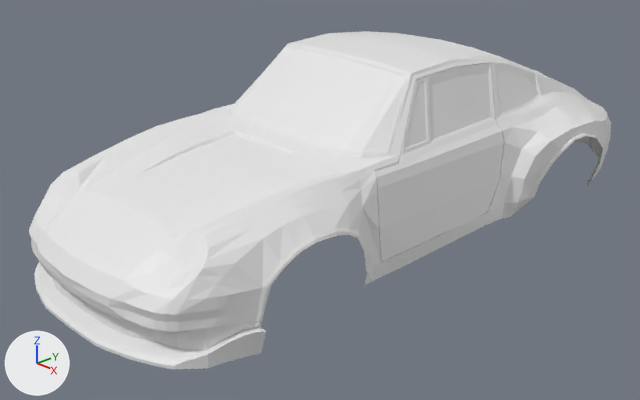
The Blender file porsche.blend, before and after one commit.
Rendered twice from a camera (50 mm lens) standing at (4.78, -4.93, 3.12) and looking at (-0.08, -0.36, 0.37). Lighting does not change. The marker at lower left points along +X, +Y and +Z.

The first picture shows 'body'.
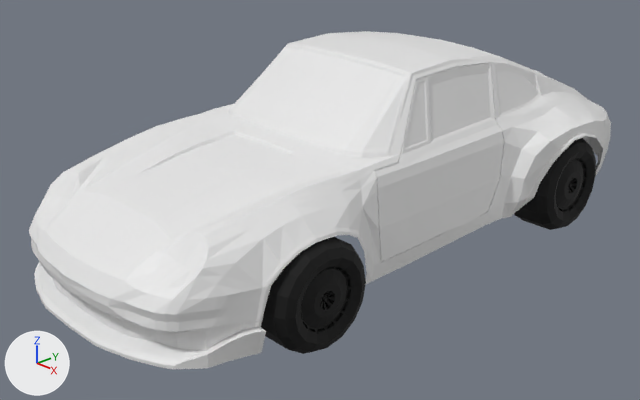
Commit message: tyre
append tyre model

Where the change shows, as pixel boxes [x1, y1, x2, y2] in the pictures (640 x 400 px):
```json
{"object": "tyre", "change": "added", "after": [261, 138, 596, 354], "on screen": "black"}
{"object": "rim", "change": "added", "after": [300, 158, 588, 334], "on screen": "black"}
```

The change, as JSON lines over the scene's bpy script:
```json
{"op": "add", "block": "mat_black_matte", "code": ["mat_black_matte = principled_material('black matte')", "mat_black_matte.base_color = (0.0, 0.0, 0.0)  # black #000000", "mat_black_matte.roughness = 0.8"]}
{"op": "add", "block": "me_circle_006", "code": ["me_circle_006 = bpy.data.meshes.new('Circle.006')", "me_circle_006.from_pydata(...)  # 256 vertices, 256 faces; spans x 0.76..1.23, y -1.88..1.73, z 0.0..0.82", "me_circle_006.materials.append(mat_black_matte)  # black #000000"]}
{"op": "add", "block": "me_circle_001", "code": ["me_circle_001 = bpy.data.meshes.new('Circle.001')", "me_circle_001.from_pydata(...)  # 544 vertices, 516 faces; spans x 0.79..1.2, y -1.72..1.56, z 0.16..0.65", "me_circle_001.materials.append(mat_black_matte)  # black #000000"]}
{"op": "add", "block": "ob_tyre", "code": ["ob_tyre = bpy.data.objects.new('tyre', me_circle_006)", "ob_tyre.location = (0.0, 0.0, 0.0)", "_m = ob_tyre.modifiers.new('Mirror', 'MIRROR')"]}
{"op": "add", "block": "ob_rim", "code": ["ob_rim = bpy.data.objects.new('rim', me_circle_001)", "ob_rim.location = (0.0, 0.0, 0.0)", "_m = ob_rim.modifiers.new('Mirror', 'MIRROR')"]}
```
